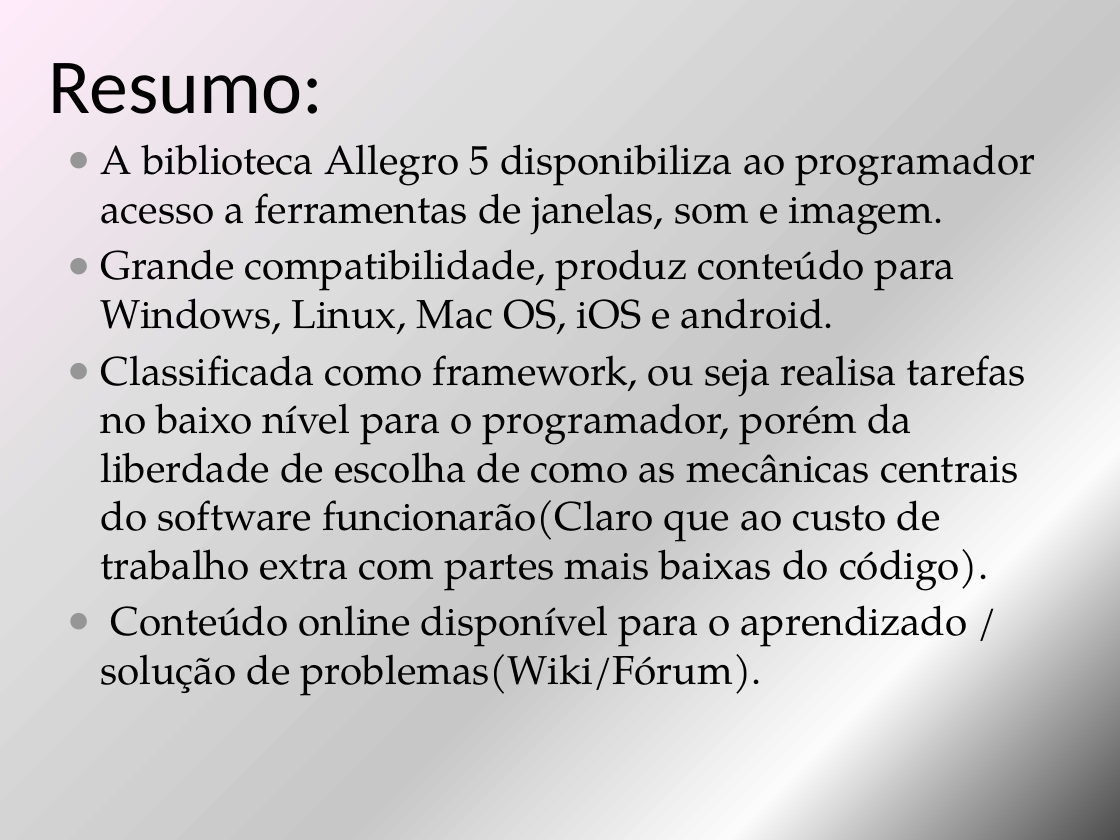
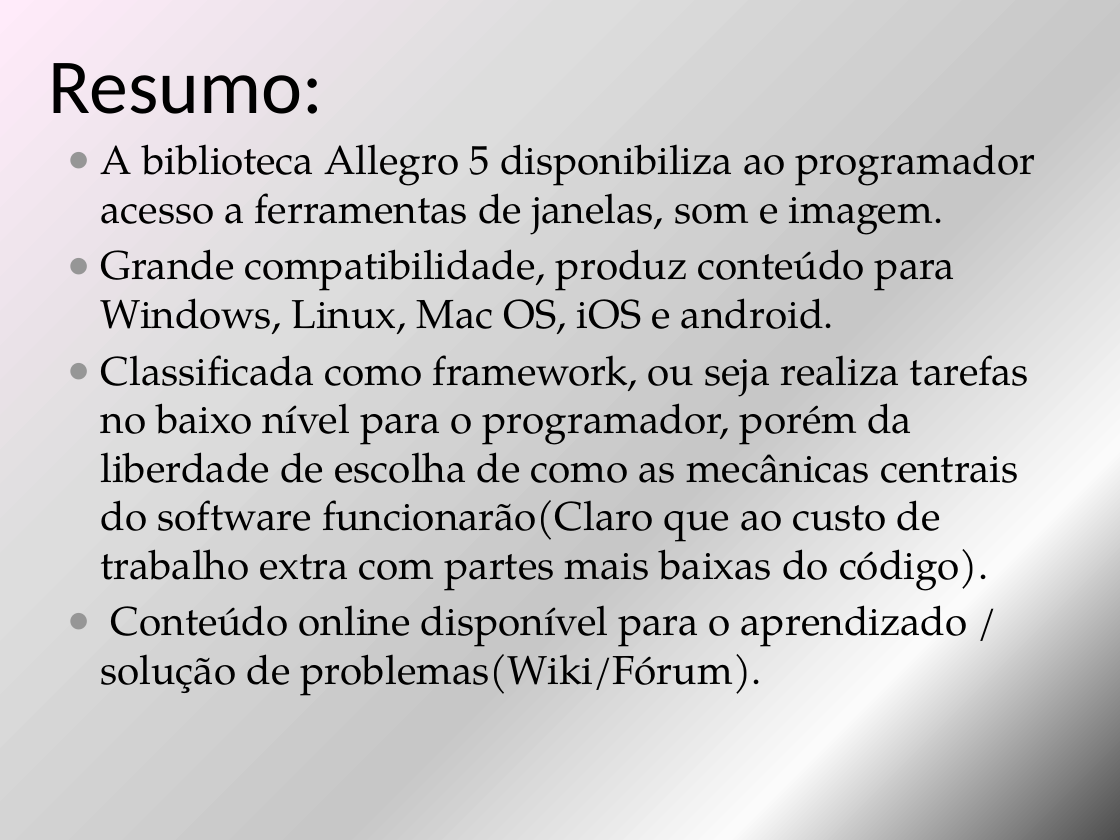
Before and after one commit to Tornom/Algoritmo-Evolotivo, a slide deck: slide 3 of Funções Fundamentais Allegro 5.pptm. Drawn at 1120x840 pixels with LibreOffice and Linux fonts; fonts in the diff are those of the drawing. Boxes give left, top, right and bottom in pixels: in the first picture for what was removed or moved away, otherwise in the second. Text is boxed around its words. In the diff, an @@ line names an element or a change of style, - is before the commit and + after.

```diff
--- a/Funções Fundamentais Allegro 5.pptm
+++ b/Funções Fundamentais Allegro 5.pptm
@@ text at (101, 355, 1029, 591): text changed @@
-● Classificada como framework, ou seja realisa tarefas no baixo nível para o programador, porém da liberdade de escolha de como as mecânicas centrais do software funcionarão(Claro que ao custo de trabalho extra com partes mais baixas do código).
+● Classificada como framework, ou seja realiza tarefas no baixo nível para o programador, porém da liberdade de escolha de como as mecânicas centrais do software funcionarão(Claro que ao custo de trabalho extra com partes mais baixas do código).
```
Also in this commit, not shown: 4 other slides changed, 2 slides added.
